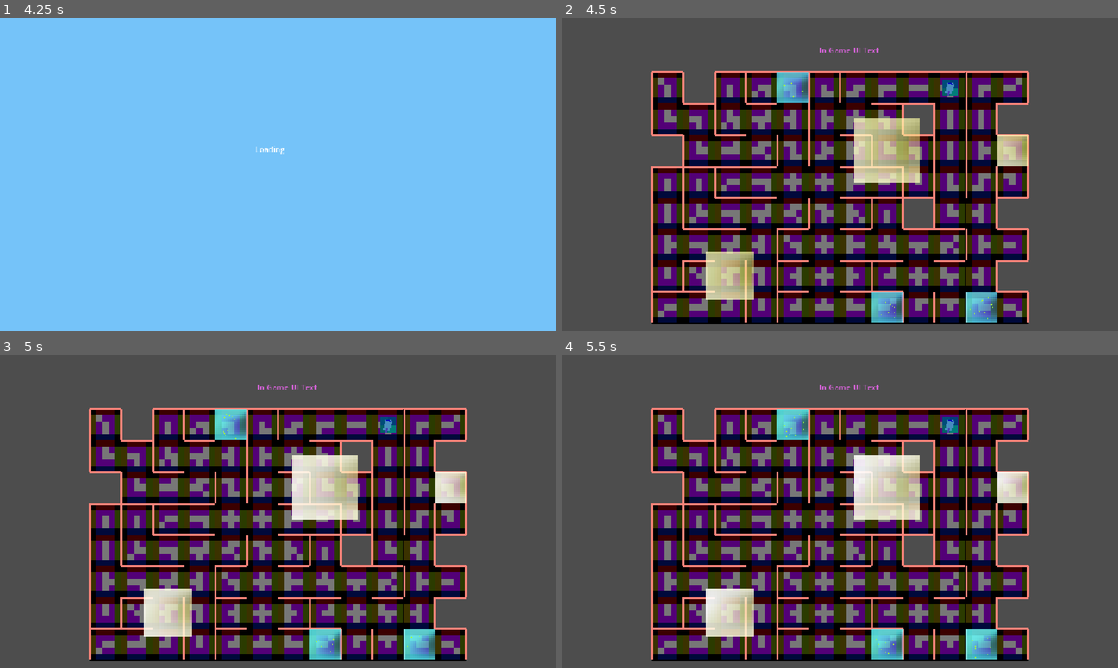
Above: before the commit, frames 1-4 (two rows, left to right).
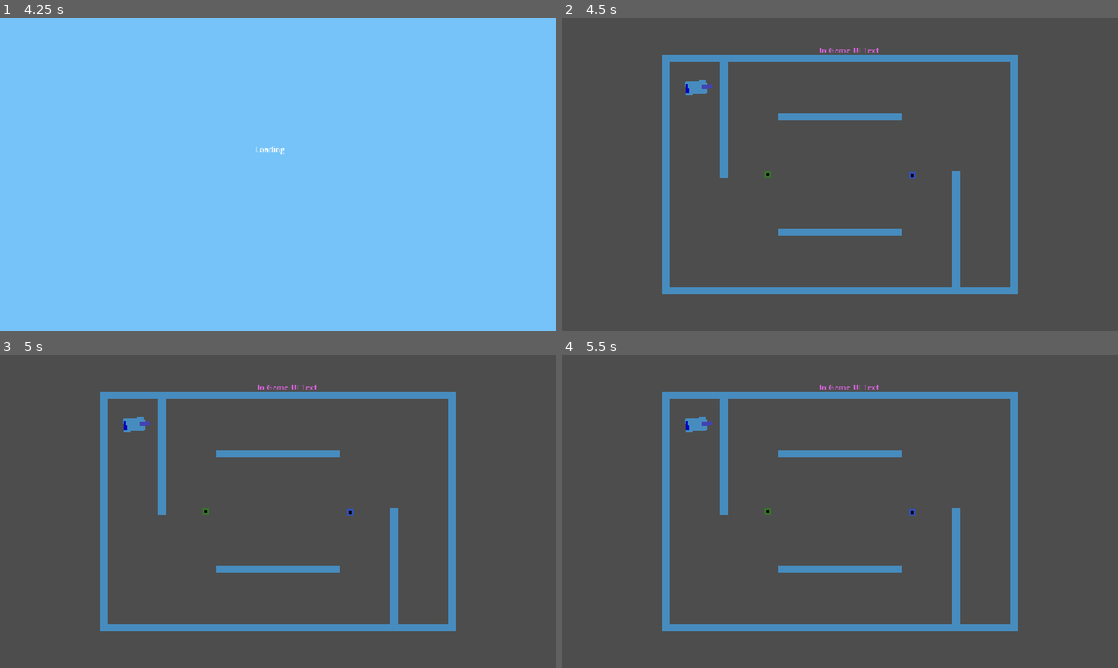
Above: after the commit, the same moments.

Repository: JoeyGiordano/TankTrouble2
Game: Godot game, scene res://game_container/game_container.tscn
Two runs of this game, one before a commit and one after it. Both use one fixed random seed, a clock stepped at 60 frames per second and the inputs below. The engine's default icon, where the game draws it, is replaced by a stand-in: a white triangle on a blue panel in a dark square.
Inputs:
- Up to frame 1 (4.25 s): click "[CutSceneOver]" at 0.5 s; click "Play" at 1.25 s; click "Play!" at 2 s; tap Enter at 2.75 s; hold W (player1_up) 2.78-3.53 s; hold . (player0_shoot) 2.78-3.53 s; tap Space at 3.5 s; hold Down (ui_down) from 3.53 s (still down); tap Q (player1_shoot) at 3.6 s
- Up to frame 2 (4.5 s): tap Enter at 4.25 s; release Down (ui_down) at 4.28 s; hold W (player1_up) from 4.28 s (still down); tap K (player2_right) at 4.35 s
- Up to frame 3 (5 s): keep holding W (player1_up)
- Up to frame 4 (5.5 s): keep holding W (player1_up); tap Shift at 5.1 s

Frame 1 is identical in both runs. In frame 2, 54% of the frame differs, in the area x 16-84%, y 11-98%; in frame 3, 54%; in frame 4, 54%.

Commit message:
Multibullet graphic

Diff:
--- a/autoloads/LevelLoader.gd
+++ b/autoloads/LevelLoader.gd
@@ -23,7 +23,7 @@
 	Utility.replace_scene_in_holder(Global.LevelHolder, new_level)
 
 func _determine_next_level() -> String :
-	return "test_level_gen_level"
+	return "test_level_3"
 
 func destroy_all_entities() :
 	var x = Global.Entities.get_children()
--- a/game/bullets/multi_bullet/multi_bullet.tscn
+++ b/game/bullets/multi_bullet/multi_bullet.tscn
@@ -1,13 +1,14 @@
-[gd_scene load_steps=5 format=3 uid="uid://duji7i7tnorqk"]
+[gd_scene load_steps=6 format=3 uid="uid://duji7i7tnorqk"]
 
 [ext_resource type="Script" uid="uid://fiwd7nqcbeqb" path="res://game/bullets/multi_bullet/multi_bullet.gd" id="1_4j1ce"]
-[ext_resource type="Texture2D" uid="uid://dxe5rsvu84bgc" path="res://icon.svg" id="2_054t7"]
+[ext_resource type="Texture2D" uid="uid://7hq64rkb8my0" path="res://game/bullets/basic_bullet/Bullet.png" id="2_054t7"]
+[ext_resource type="Script" uid="uid://rk15chg0gwnl" path="res://game/bullets/multi_bullet/spin.gd" id="2_oo62o"]
 
 [sub_resource type="CircleShape2D" id="CircleShape2D_oo62o"]
-radius = 1.7
+radius = 2.0
 
 [sub_resource type="CircleShape2D" id="CircleShape2D_054t7"]
-radius = 1.7
+radius = 2.0
 
 [node name="MultiBullet" type="RigidBody2D"]
 collision_layer = 4
@@ -16,10 +17,26 @@
 max_contacts_reported = 8
 script = ExtResource("1_4j1ce")
 
-[node name="BulletSprite" type="Sprite2D" parent="."]
-position = Vector2(7.1525574e-07, 4.7683716e-07)
-scale = Vector2(0.029296877, 0.029296877)
+[node name="Node2D" type="Node2D" parent="."]
+script = ExtResource("2_oo62o")
+
+[node name="BulletSprite3" type="Sprite2D" parent="Node2D"]
+position = Vector2(0, -1.5)
+scale = Vector2(0.008, 0.008)
 texture = ExtResource("2_054t7")
+region_rect = Rect2(63, 68, 1, 1)
+
+[node name="BulletSprite2" type="Sprite2D" parent="Node2D"]
+position = Vector2(-1.3, 0.75)
+scale = Vector2(0.008, 0.008)
+texture = ExtResource("2_054t7")
+region_rect = Rect2(63, 68, 1, 1)
+
+[node name="BulletSprite4" type="Sprite2D" parent="Node2D"]
+position = Vector2(1.3, 0.75)
+scale = Vector2(0.008, 0.008)
+texture = ExtResource("2_054t7")
+region_rect = Rect2(63, 68, 1, 1)
 
 [node name="CollisionShape2D" type="CollisionShape2D" parent="."]
 shape = SubResource("CircleShape2D_oo62o")
--- /dev/null
+++ b/game/bullets/multi_bullet/spin.gd
@@ -0,0 +1,6 @@
+extends Node2D
+
+@export var speed = 10
+
+func _process(delta: float) -> void:
+	rotate(delta * speed)
--- a/levels/test_level_3.tscn
+++ b/levels/test_level_3.tscn
@@ -18,7 +18,7 @@
 [node name="LoadoutUpgrade2" parent="." instance=ExtResource("1_gkona")]
 position = Vector2(75, 1)
 color = Color(0.7019608, 0.5647059, 0.9372549, 1)
-loadout_name = "landmine_loadout"
+loadout_name = "multi_loadout"
 
 [node name="Camera2D" type="Camera2D" parent="."]
 zoom = Vector2(2, 2)
Not shown, added: game/bullets/multi_bullet/spin.gd.uid
